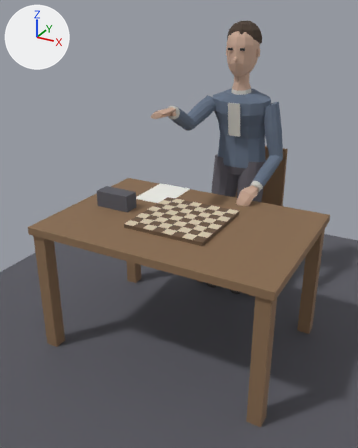
The Blender file art/characters/player.blend as it was, and as the next commit left it.
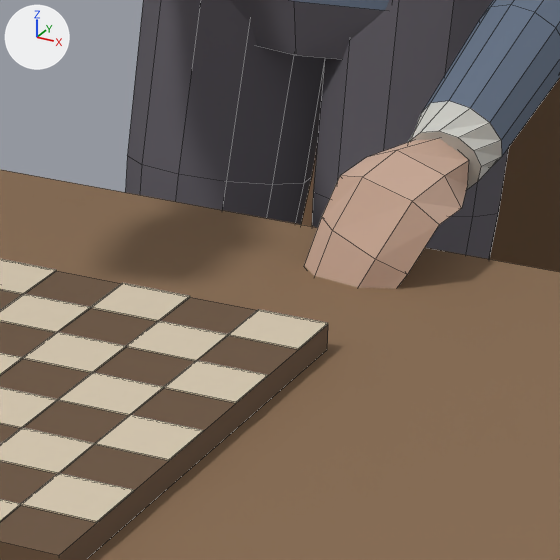
The first picture shows the older version from a 50 mm camera at (1.12, -2.89, 1.74) aimed at (-0.1, -0.67, 0.63). The close-ups show the older and then the newer version on the part from 54% to 76% of the width and 37% to 54% of the height of that picture. Only the edits that show in the close-ups are written down. Lighting does not change. The marker at upper left points along +X, +Y and +Z. Both versions are drawn at frame 14 of the action 'stand_accuse_hold'; the numbers are the values there. The close-ups show mesh edges as thin lines.

Names of what the first close-up shows: 'Body', 'Ref_Board', 'Ref_ChairBack', 'Ref_Sq', 'Ref_Sq.001', 'Ref_Sq.002', 'Ref_Sq.003', 'Ref_Sq.004', 'Ref_Sq.005', 'Ref_Sq.006', 'Ref_Sq.009', 'Ref_TableTop' and 6 more.
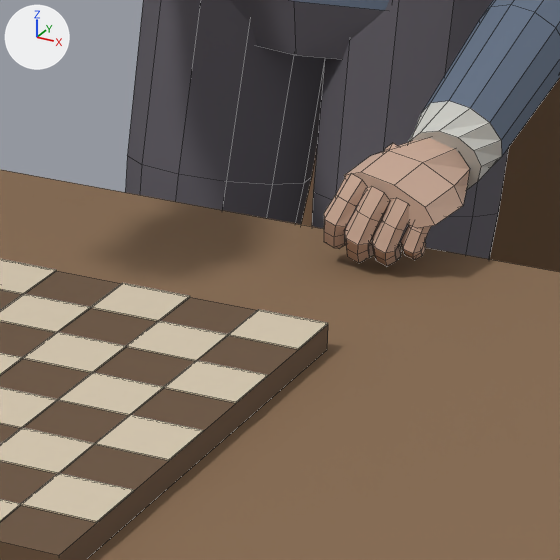
Location of each change, [x1, y1, x2, y2] in pixels of the close-ups (560 x 560 px):
'Body', reshaped: before [125, 0, 560, 289]; after [125, 0, 560, 266]
part 1 of me_body, added (beige): after [344, 186, 390, 263]
part 2 of me_body, added (beige): after [372, 198, 409, 266]
part 3 of me_body, cut back: before [304, 138, 469, 289]; after [324, 138, 470, 260]

Patch to the scene script:
```diff
--- a/art/characters/player.blend.py
+++ b/art/characters/player.blend.py
@@ me_body @@
 # used by ob_body; location = (0.0, 0.0, 0.0)
-me_body.from_pydata(...)  # 697 vertices, 591 faces; spans x -0.25..0.28, y -0.79..0.07, z 0.0..1.65
+me_body.from_pydata(...)  # 1075 vertices, 921 faces; spans x -0.25..0.28, y -0.79..0.07, z 0.0..1.65
+# me_body part 1: a new loose piece of 42 vertices spanning x 0.17..0.2, y -0.44..-0.39, z 0.72..0.79, in mat_skin (beige #cead99)
+# me_body part 2: a new loose piece of 42 vertices spanning x 0.19..0.22, y -0.43..-0.39, z 0.72..0.78, in mat_skin (beige #cead99)
+# me_body part 3: 8 vertices moved from x 0.15..0.23, y -0.42..-0.33, z 0.76..0.81 to x 0.16..0.24, y -0.42..-0.33, z 0.76..0.81; 31 vertices removed from x 0.14..0.24, y -0.46..-0.33, z 0.7..0.8; 136 vertices added at x 0.15..0.24, y -0.44..-0.33, z 0.72..0.8
+# other edits to the shape of me_body do not show in these pictures
 me_body.materials.append(mat_skin)
```
